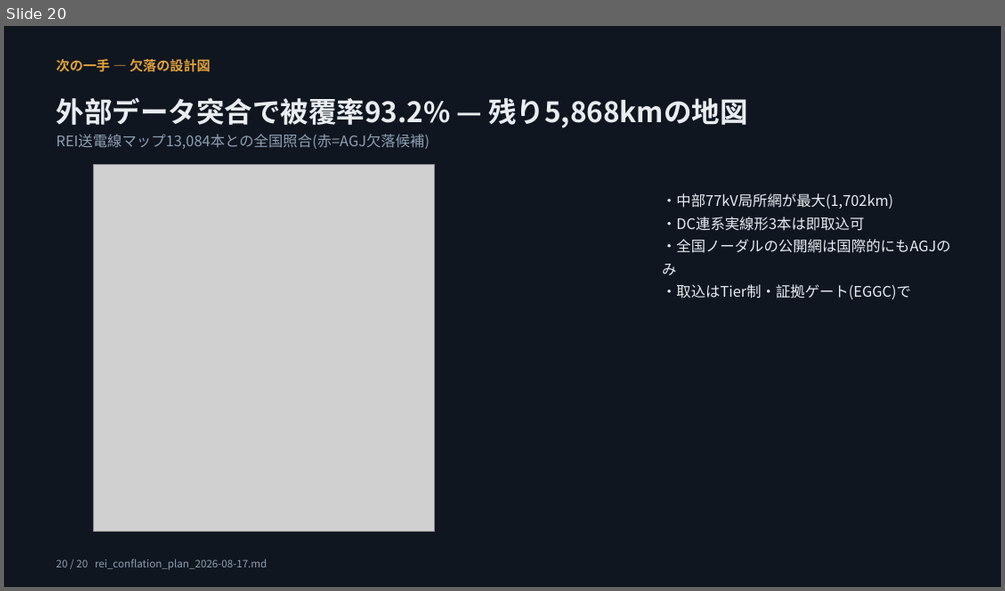
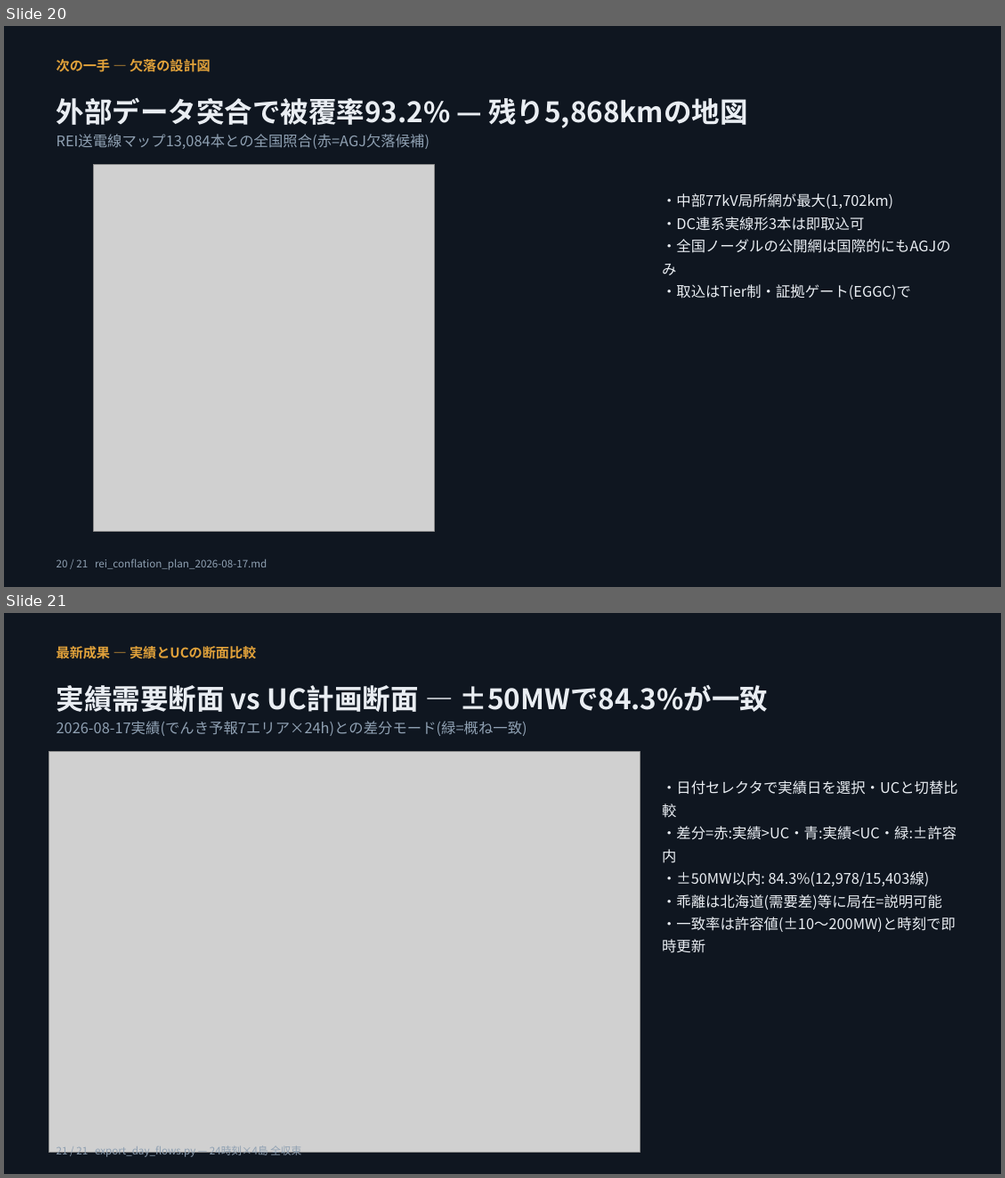
Before and after one commit to lutelute/All-Japan-Grid, a slide deck: docs/slides/AGJ_update_2026-08-18.pptx. Shown one above the other, each under a label of ours: slide 20 before the commit, slides 20 and 21 after it. The pictures are 1005x591 and 1005x1178 pixels, drawn with LibreOffice and Linux fonts; fonts in the diff are those of the drawing; grey boxes stand for pictures. Boxes give left, top, right and bottom in pixels: in the first picture for what was removed or moved away, otherwise in the second. Text is boxed around its words. In the diff, an @@ line names an element or a change of style, - is before the commit and + after.

```diff
--- a/docs/slides/AGJ_update_2026-08-18.pptx
+++ b/docs/slides/AGJ_update_2026-08-18.pptx
@@ slide 21 added at box(4, 613, 1001, 1174), background #FFFFFF @@
@@ rectangle added at box(4, 613, 1001, 1174), fill #0F1620 @@
@@ text added at box(57, 646, 256, 659), 13 pt, text #E0A13A, bold @@
+最新成果 — 実績とUCの断面比較
@@ text added at box(57, 685, 769, 736), 14 pt, text #8FA0B2 @@
+実績需要断面 vs UC計画断面 — ±50MWで84.3%が一致
+2026-08-17実績(でんき予報7エリア×24h)との差分モード(緑=概ね一致)
@@ picture added at box(48, 751, 639, 1152) @@
@@ text added at box(662, 780, 958, 953), 14 pt, text #E9EDF2 @@
+・日付セレクタで実績日を選択・UCと切替比較
+・差分=赤:実績>UC・青:実績<UC・緑:±許容内
+・±50MW以内: 84.3%(12,978/15,403線)
+・乖離は北海道(需要差)等に局在=説明可能
+・一致率は許容値(±10〜200MW)と時刻で即時更新
@@ text added at box(57, 1143, 301, 1158), 10 pt, text #8FA0B2 @@
+21 / 21 export_day_flows.py — 24時刻×4島 全収束
@@ slide 20 changed as well @@
@@ text at box(57, 558, 267, 570): text changed @@
-20 / 20 rei_conflation_plan_2026-08-17.md
+20 / 21 rei_conflation_plan_2026-08-17.md
```
Also in this commit, not shown: 19 other slides changed, 5 other files.
